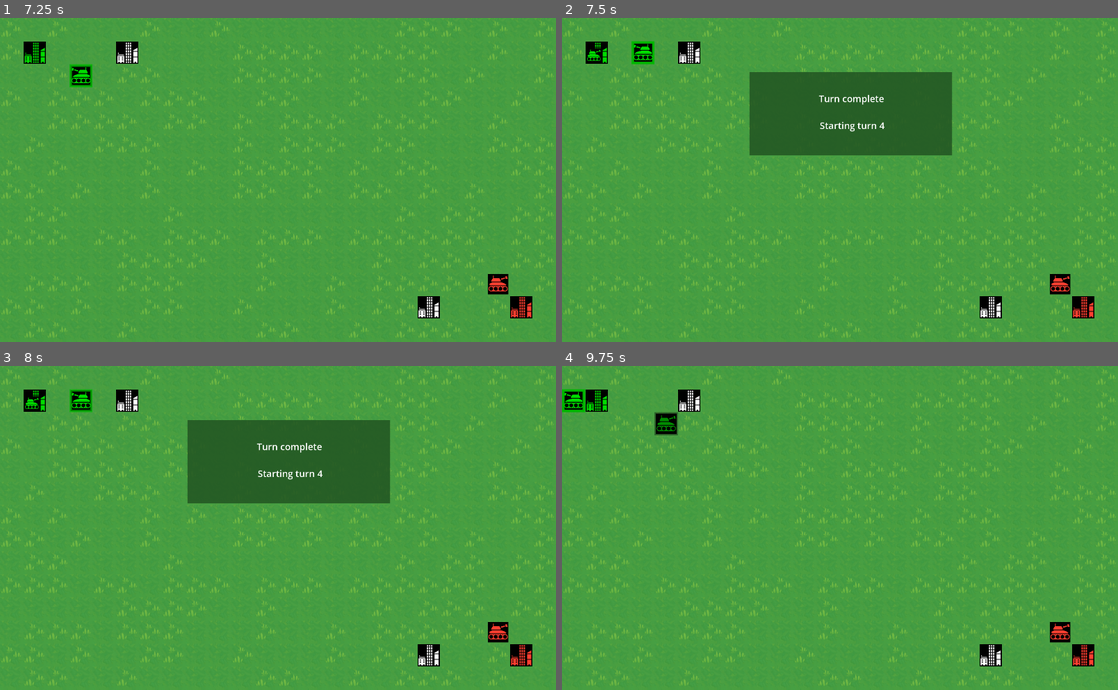
Above: before the commit, frames 1-4 (two rows, left to right).
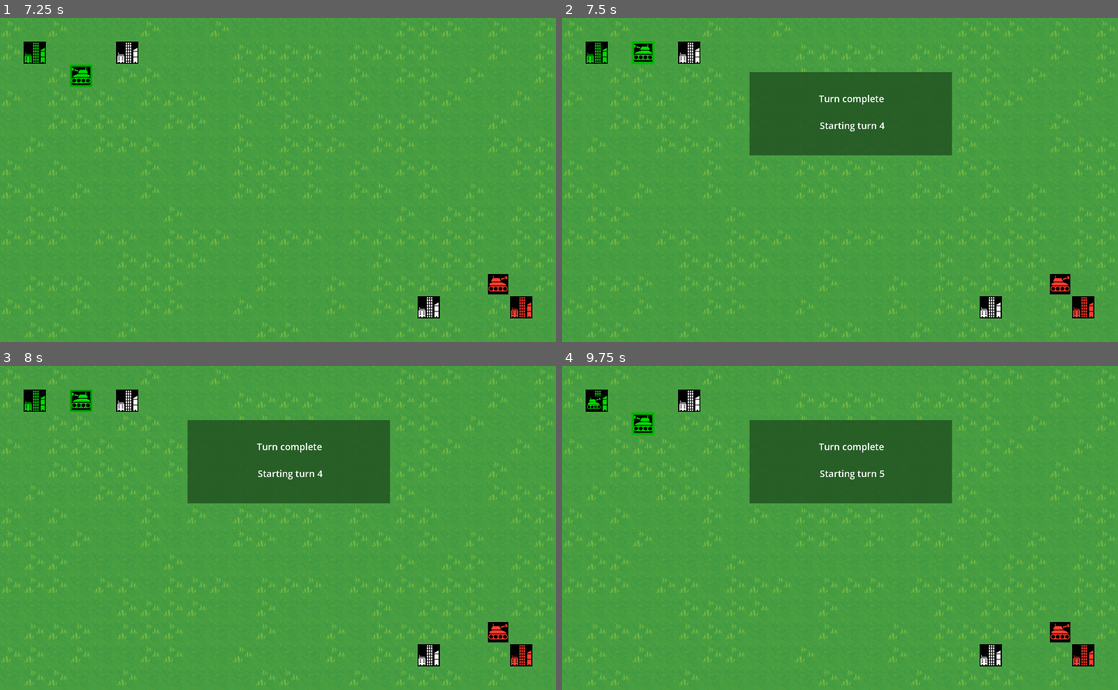
Above: after the commit, the same moments.

Repository: greenmoss/tankies
Game: Godot game, scene res://main.tscn
Two runs of this game, one before a commit and one after it. Both use one fixed random seed, a clock stepped at 60 frames per second and the inputs below.
Inputs (mouse positions are in pixels of both pictures, inside the frame that each line leads up to):
- Up to frame 1 (7.25 s): click "Got it. Let's go!" at 0.5 s; tap Enter at 1.25, 2.75, 4.25 s; move the mouse to (55, 76) at 1.27 s; hold Right (right) 1.28-2.03 s; hold N (next) 1.28-2.03 s; click (55, 76) at 1.42 s; tap Space at 2, 3.5, 5 s; move the mouse to (500, 283) at 2.02 s; hold Down (down) 2.03-2.78 s; click (500, 283) at 2.1 s; tap N (next) every 1.5 s from 2.3 to 6.8 s; move the mouse to (333, 108) at 2.77 s; hold Right (right) 2.78-3.53 s; hold N (next) 2.78-3.53 s; move the mouse to (250, 244) at 3.52 s; hold Up (up) 3.53-4.28 s; tap Z (sleep) at 3.6, 6.6 s; click (250, 244) at 3.67 s; move the mouse to (444, 228) at 4.27 s; hold N (next) 4.28-5.03 s; hold Left (left) 4.28-5.78 s; move the mouse to (111, 131) at 5.02 s; click (111, 131) at 5.1 s; move the mouse to (305, 180) at 5.77 s; hold Down (down) 5.78-6.53 s; hold N (next) 5.78-6.53 s; click (305, 180) at 5.92 s; move the mouse to (194, 99) at 6.52 s; hold Right (right) from 6.53 s (still down)
- Up to frame 2 (7.5 s): move the mouse to (962, 163) at 7.27 s; release Right (right) at 7.28 s; hold Up (up) from 7.28 s (still down); hold N (next) from 7.28 s (still down)
- Up to frame 3 (8 s): keep holding Up (up); keep holding N (next)
- Up to frame 4 (9.75 s): move the mouse to (595, 401) at 8.02 s; release Up (up) at 8.03 s; release N (next) at 8.03 s; hold Right (right) 8.03-8.78 s; click (595, 401) at 8.1 s; tap N (next) at 8.3 s; move the mouse to (895, 456) at 8.77 s; hold Down (down) 8.78-9.53 s; hold N (next) 8.78-9.53 s; move the mouse to (812, 592) at 9.52 s; hold Left (left) from 9.53 s (still down); tap Z (sleep) at 9.6 s

Frame 1 is identical in both runs. In frame 2, less than 0.1% of the frame differs, in the area x 4-7%, y 9-14%; in frame 3, less than 0.1%; in frame 4, 10%, in the area x 0-71%, y 7-43%.

Commit message:
Move city capture signal into city code

Diff:
--- a/city/cities.gd
+++ b/city/cities.gd
@@ -1,9 +1,9 @@
 extends Node
 
-func build_units(turn_number):
+func build_units():
     # only human cities build units for now
     for city in make_team_queue(Global.human_team):
-        city.build_unit(turn_number)
+        city.build_unit()
 
 func make_team_queue(team_name):
     var team_queue = []
--- a/city/city.gd
+++ b/city/city.gd
@@ -13,13 +13,19 @@
 ## open cities do not resist capture
 @export var open = false
 
-@export var build_started_turn = 0
+var build_duration :int = 4
+var build_remaining :int = build_duration
 
 func _ready():
+    SignalBus.city_captured.connect(_city_captured)
     if my_team == null: my_team = "NoTeam"
-    build_started_turn = 0
+    build_remaining = build_duration + 1 # at start we will subtract a turn, so add it back in here
     position = position.snapped(Vector2.ONE * Global.tile_size/2)
     assign()
+
+func _city_captured(captured_city):
+    if captured_city != self: return
+    build_unit()
 
 func occupied():
     return not contains_units.is_empty()
@@ -70,11 +76,9 @@
     add_to_group(my_team)
     add_to_group("Cities")
 
-func build_unit(turn_number):
+func build_unit():
     if my_team == default_team: return
-    if turn_number - build_started_turn == 4:
+    build_remaining -= 1
+    if build_remaining == 0:
         SignalBus.city_requested_unit.emit(self)
-        build_started_turn = turn_number
-
-func reset_build(turn_number):
-    build_started_turn = turn_number
+        build_remaining = build_duration
--- a/turn/turns.gd
+++ b/turn/turns.gd
@@ -27,7 +27,7 @@
     turn_number += 1
     $banner.display(previous_turn_number, turn_number)
 
-    cities.build_units(turn_number)
+    cities.build_units()
     teams.refill_moves()
 
 func check_done():
--- a/world/world.gd
+++ b/world/world.gd
@@ -1,7 +1,6 @@
 extends Node2D
 
 func _ready():
-    SignalBus.city_captured.connect(_city_captured)
     SignalBus.unit_collided.connect(_unit_collided)
 
 func _physics_process(_delta):
@@ -11,23 +10,15 @@
         $turns.stop()
         set_physics_process(false)
 
-func _city_captured(city):
-    city.reset_build($turns.turn_number)
-
 func _unit_collided(unit, target):
     '''
     What does the unit do when it hits something?
 
     For a friendly city: move inside
     For a neutral or hostile city: attack
-    For a friendly unit: deny the move
     For a hostile unit: attack
     '''
     if target.is_in_group("Cities"):
-        if target.occupied():
-            unit.deny_move()
-            return
-
         unit.move_to_requested()
         unit.enter_city(target)
         return
